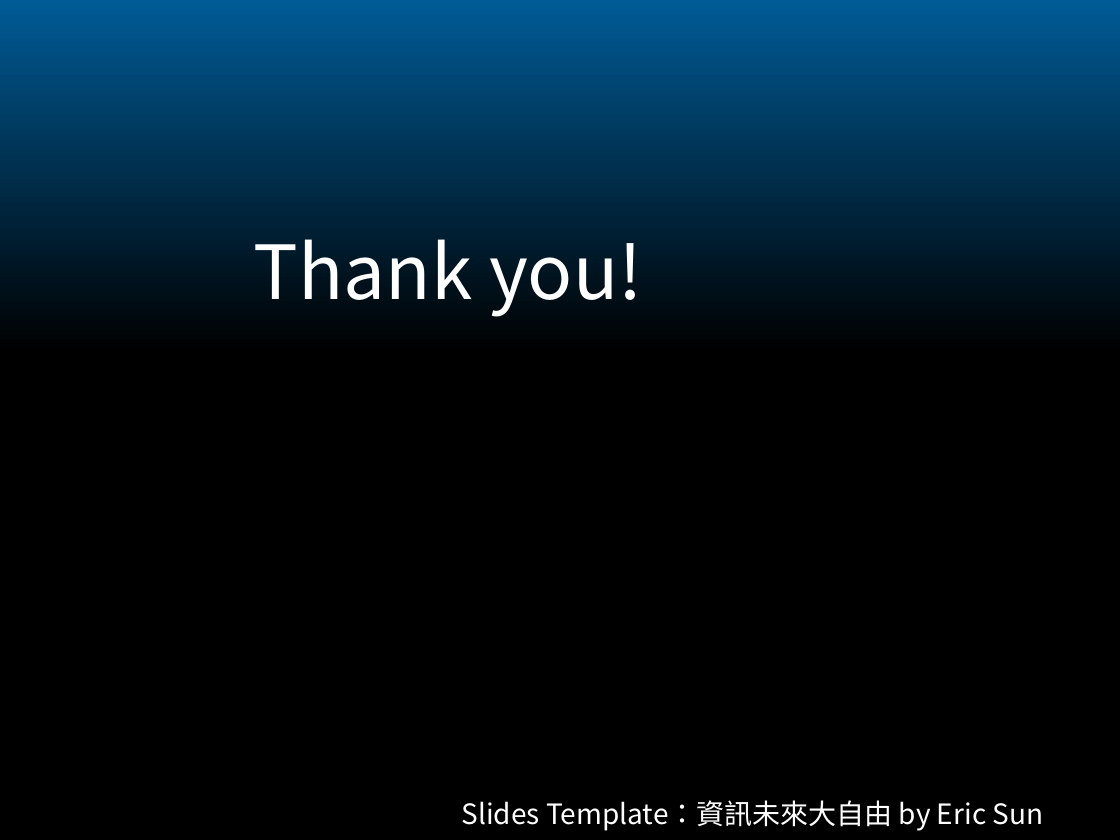
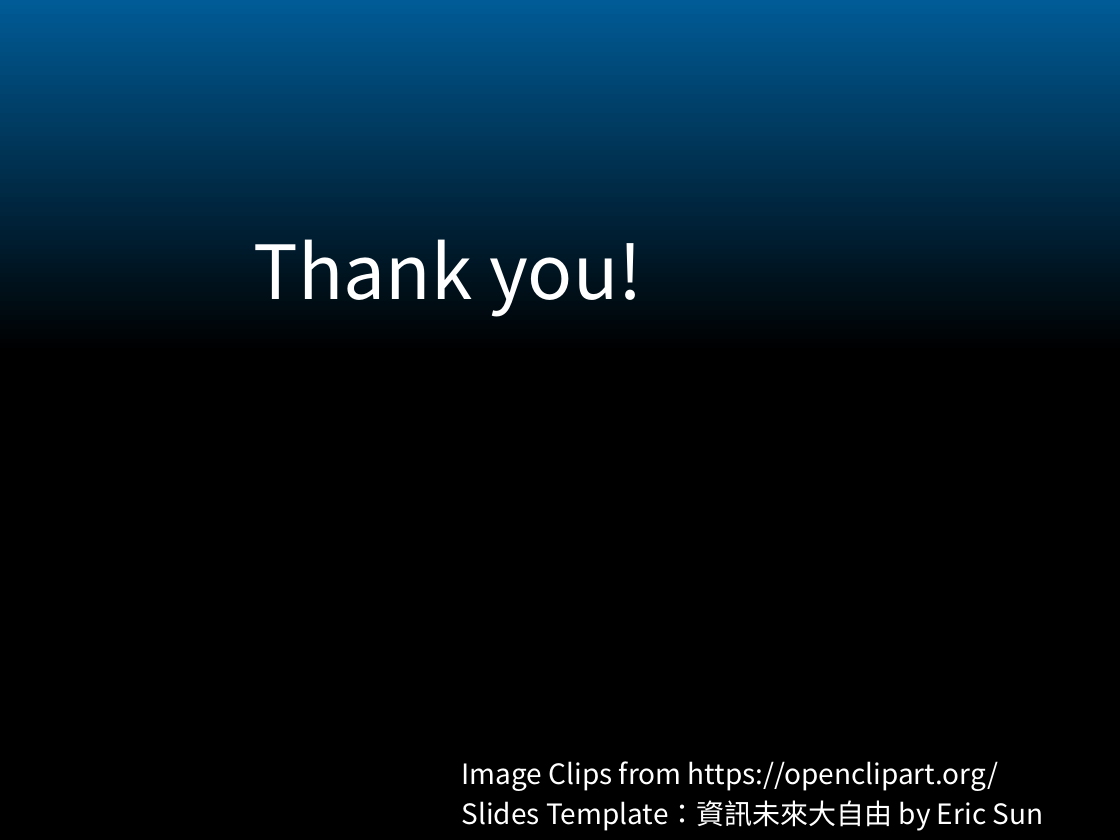
Before and after one commit to bluebat/.presentations, a slide deck: slide 11 of vdi-historical-overview.odp. Drawn at 1120x840 pixels with LibreOffice and Linux fonts; fonts in the diff are those of the drawing. Boxes give left, top, right and bottom in pixels: in the first picture for what was removed or moved away, otherwise in the second. Text is boxed around its words. In the diff, an @@ line names an element or a change of style, - is before the commit and + after.

```diff
--- a/vdi-historical-overview.odp
+++ b/vdi-historical-overview.odp
@@ text added at [462, 761, 999, 791], 18 pt, text #FFFFFF @@
+Image Clips from https://openclipart.org/
```
Also in this commit, not shown: 3 other slides changed, 1 slide added, 1 slide removed.
